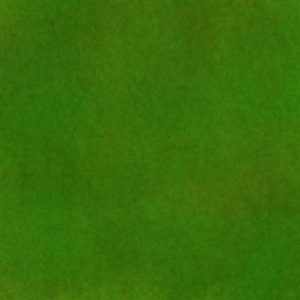
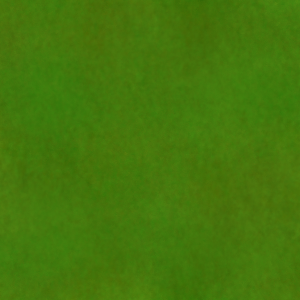
Layered file, before and after one edit (300×300). Changes by layer:
painted on "Polish" over [0, 0, 300, 300]
